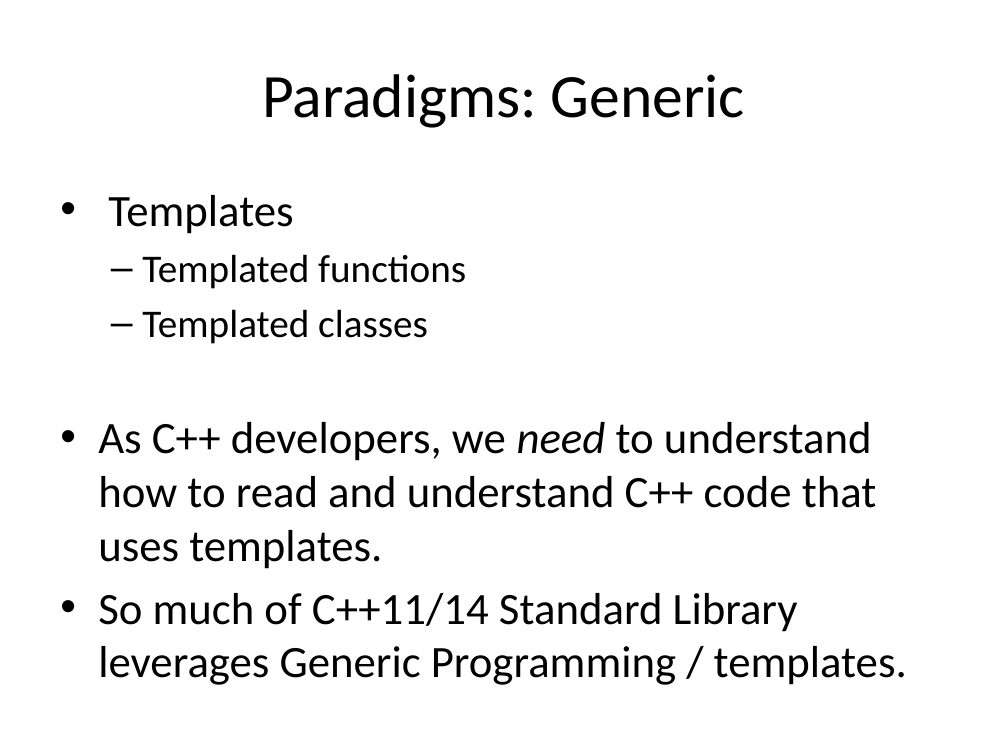
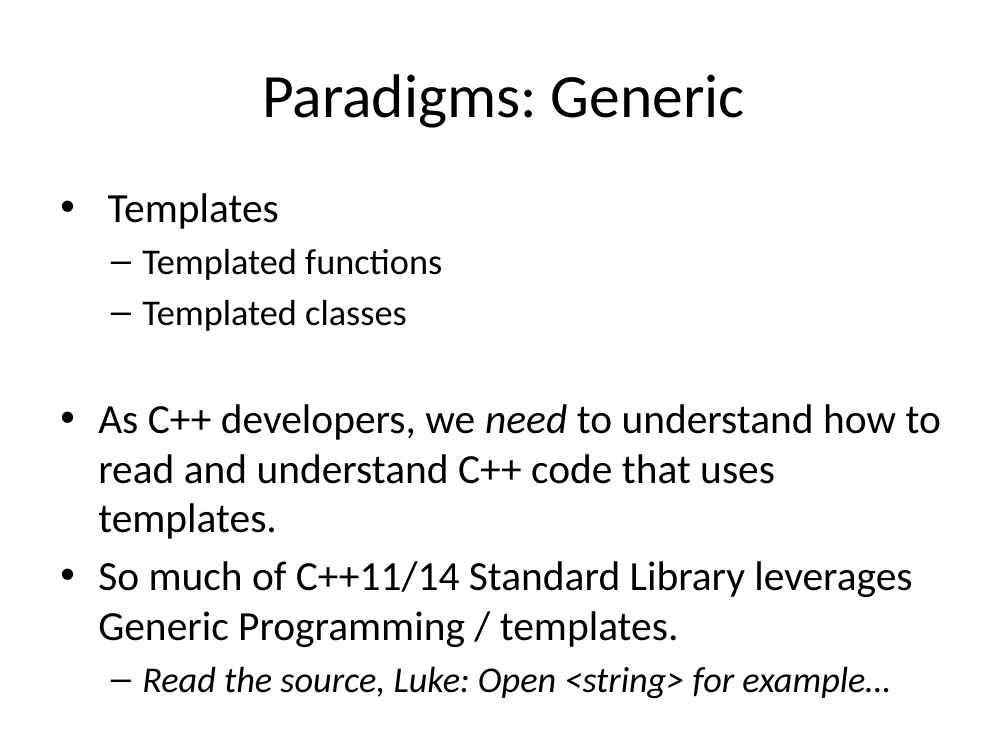
Before and after one commit to fellmad/FunWithCpp11, a slide deck: slide 24 of doc/Fun_with_C++11.pptx. Drawn at 1008x756 pixels with LibreOffice and Linux fonts; fonts in the diff are those of the drawing. Boxes give left, top, right and bottom in pixels: in the first picture for what was removed or moved away, otherwise in the second. Text is boxed around its words. In the diff, an @@ line names an element or a change of style, - is before the commit and + after.

```diff
--- a/doc/Fun_with_C++11.pptx
+++ b/doc/Fun_with_C++11.pptx
@@ text at <box>98,193,941,647</box>: size 32 to 29.6 pt in "Templates", "As C++ developers, we need to understand ...", "So much of C++11/14 Standard Library leverages ..."; size 28 to 25.9 pt in "Templated functions", "Templated classes" @@
@@ text at <box>142,666,890,699</box>: paragraph added @@
+  – Read the source, Luke: Open <string> for example…
```
Also in this commit, not shown: 7 other slides changed, 1 other file.
